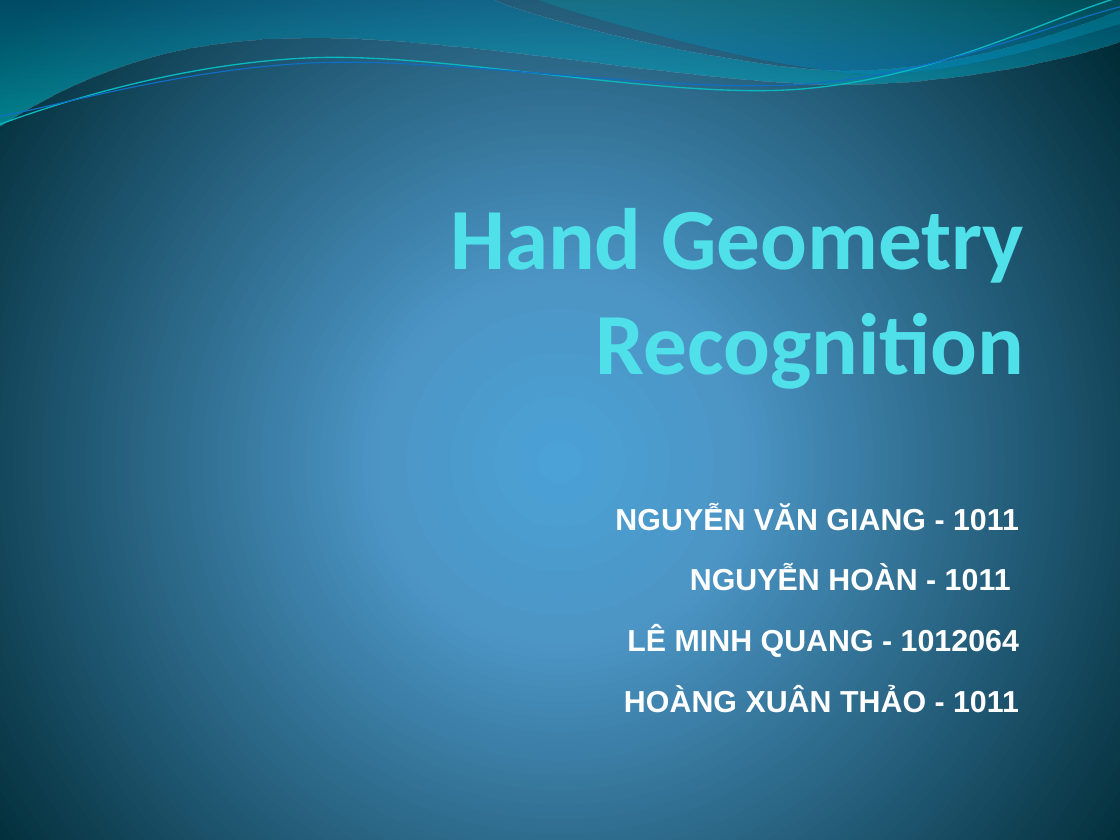
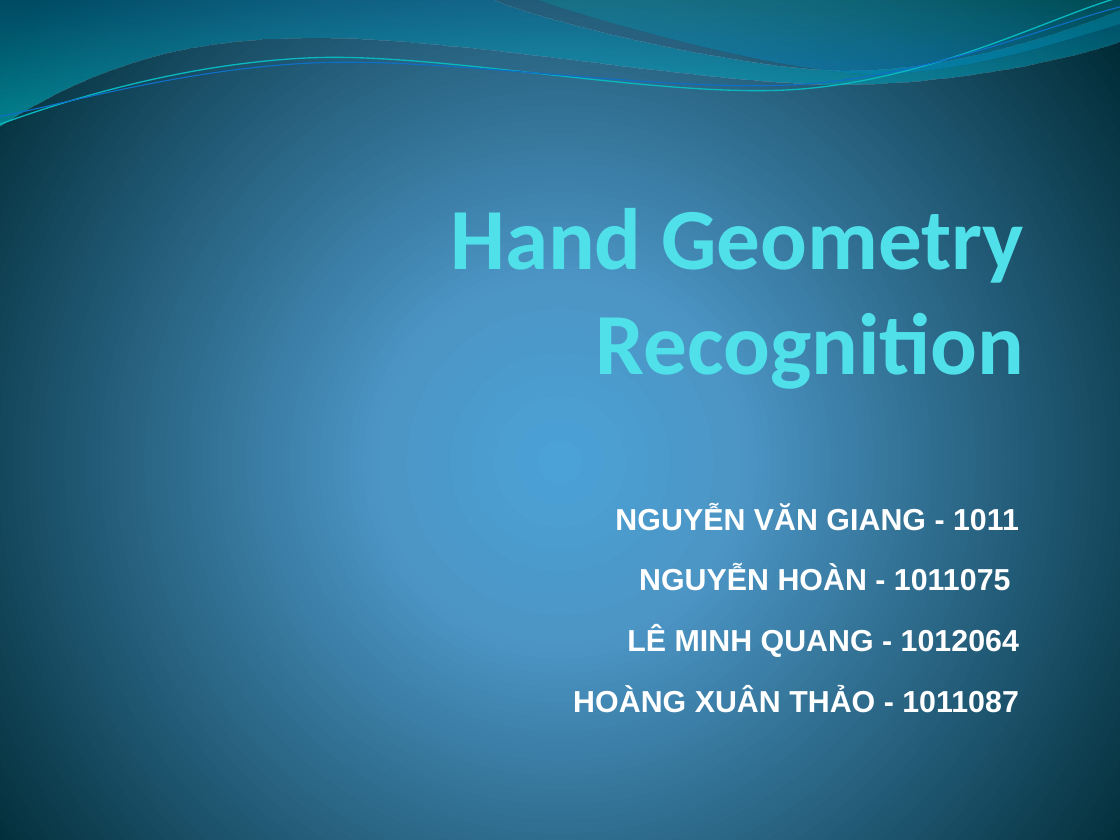
Before and after one commit to trianindiaputra/handgeometry, a slide deck: slide 1 of Documentation/presentation.pptx. Drawn at 1120x840 pixels with LibreOffice and Linux fonts; fonts in the diff are those of the drawing. Boxes give left, top, right and bottom in pixels: in the first picture for what was removed or moved away, otherwise in the second. Text is boxed around its words. In the diff, an @@ line names an element or a change of style, - is before the commit and + after.

```diff
--- a/Documentation/presentation.pptx
+++ b/Documentation/presentation.pptx
@@ subtitle at (x1=639, y1=566, x2=1011, y2=591): text changed @@
-NGUYỄN HOÀN - 1011
+NGUYỄN HOÀN - 1011075
@@ subtitle at (x1=573, y1=688, x2=1019, y2=713): text changed @@
-HOÀNG XUÂN THẢO - 1011
+HOÀNG XUÂN THẢO - 1011087
```
Also in this commit, not shown: 1 other file.
